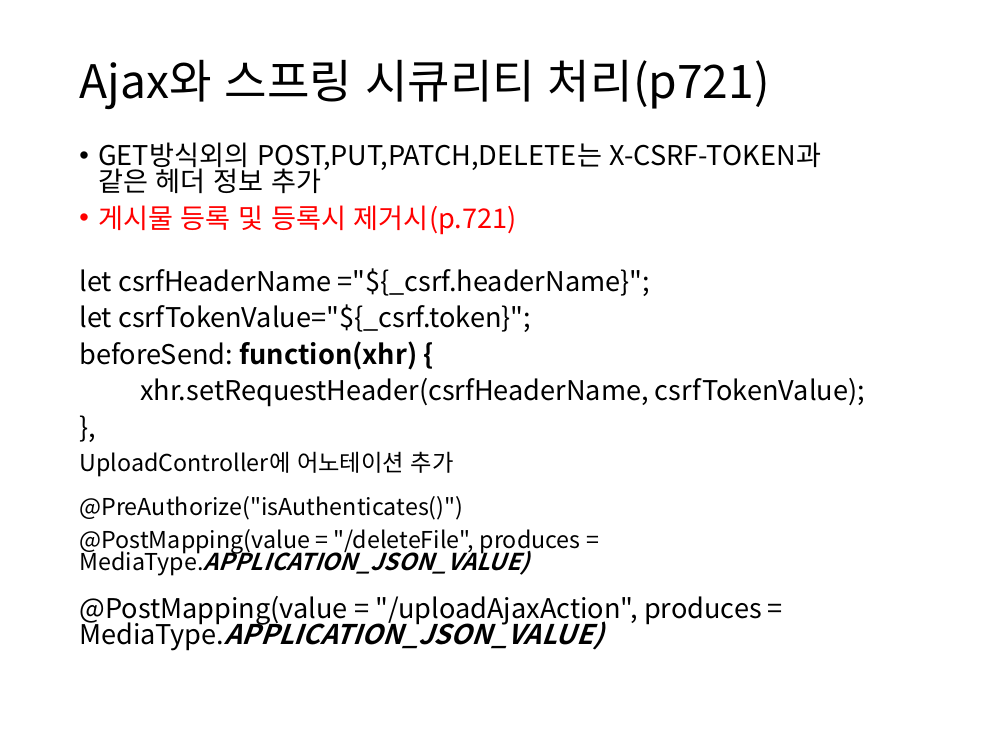
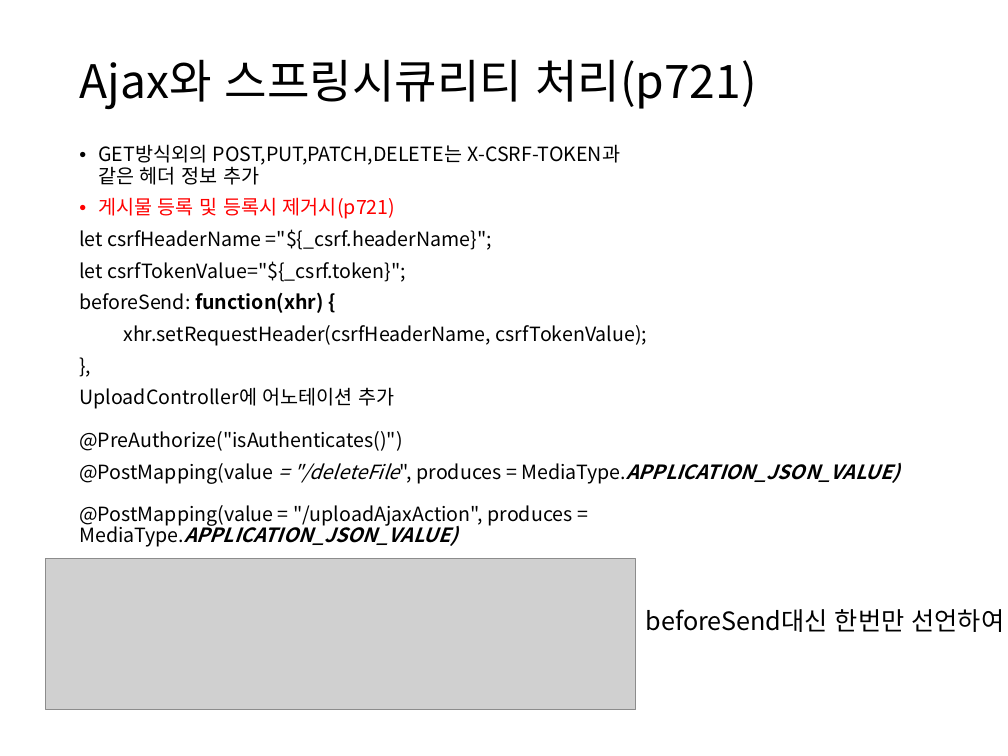
Before and after one commit to itrecipe/Web_Study_ez, a slide deck: slide 67 of spring - 학습자료/코드로 배우는 스프링 웹 프로젝트 (개정판) 학습자료/PART7.pptx. Drawn at 1008x756 pixels with LibreOffice and Linux fonts; fonts in the diff are those of the drawing; grey boxes stand for pictures. Boxes give left, top, right and bottom in pixels: in the first picture for what was removed or moved away, otherwise in the second. Text is boxed around its words. In the diff, an @@ line names an element or a change of style, - is before the commit and + after.

```diff
--- a/spring - 학습자료/코드로 배우는 스프링 웹 프로젝트 (개정판) 학습자료/PART7.pptx
+++ b/spring - 학습자료/코드로 배우는 스프링 웹 프로젝트 (개정판) 학습자료/PART7.pptx
@@ title at [79,59,757,109]: spaces changed @@
-Ajax와 스프링 시큐리티 처리(p721)
+Ajax와 스프링시큐리티 처리(p721)
@@ text at [79,144,900,547]: size 19.4 to 14 pt in "GET방식외의 POST,PUT,PATCH,DELETE는 X-CSRF-TOKEN과 같은 헤더 정보 추가", "let csrfHeaderName ="${_csrf.headerName}";", "let csrfTokenValue="${_csrf.token}";", "beforeSend: function(xhr) {" and 3 more places; size 16.6 to 14 pt in "UploadController에 어노테이션 추가 @PreAuthorize("isAuthenticates()" ...", "@PostMapping(value = "/deleteFile", produces = MediaType.APP ..."; italic on in "= "/deleteFile","; line spacing 0.8 to 0.9 @@
@@ text at [98,197,396,219]: text changed; size 19.4 to 14 pt @@
-• 게시물 등록 및 등록시 제거시(p.721)
+• 게시물 등록 및 등록시 제거시(p721)
@@ picture added at [46,558,636,710] @@
@@ text added at [646,609,1004,632], 18 pt, text #000000 @@
+beforeSend대신 한번만 선언하여 사용
```
Also in this commit, not shown: 9 other slides changed, 3 slides added, 1 other file.
